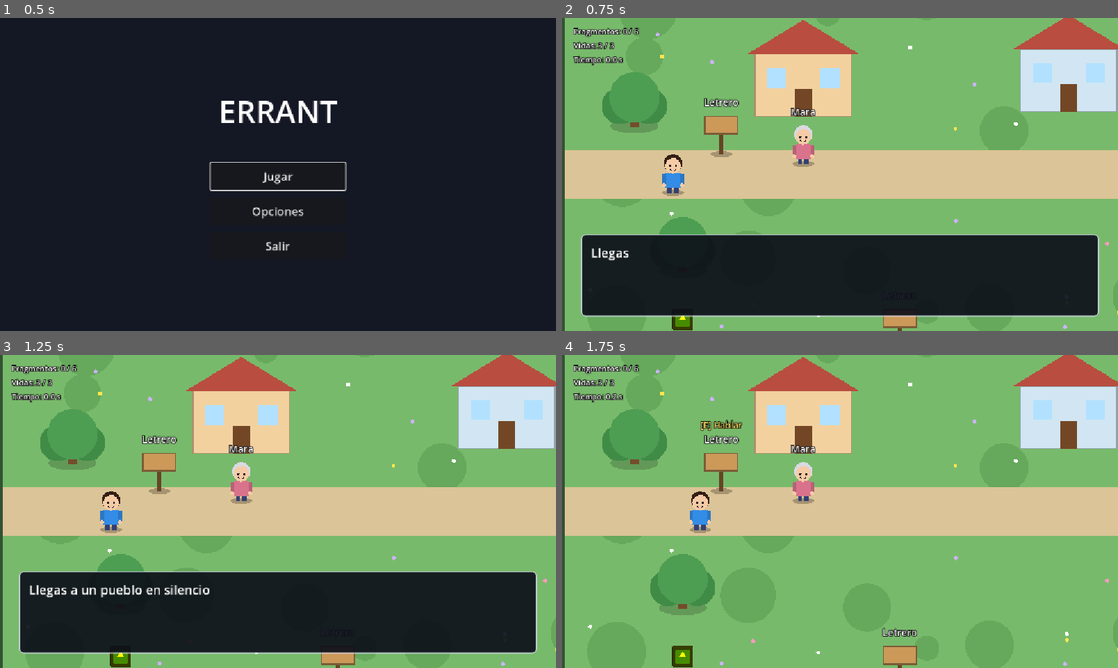
Above: before the commit, frames 1-4 (two rows, left to right).
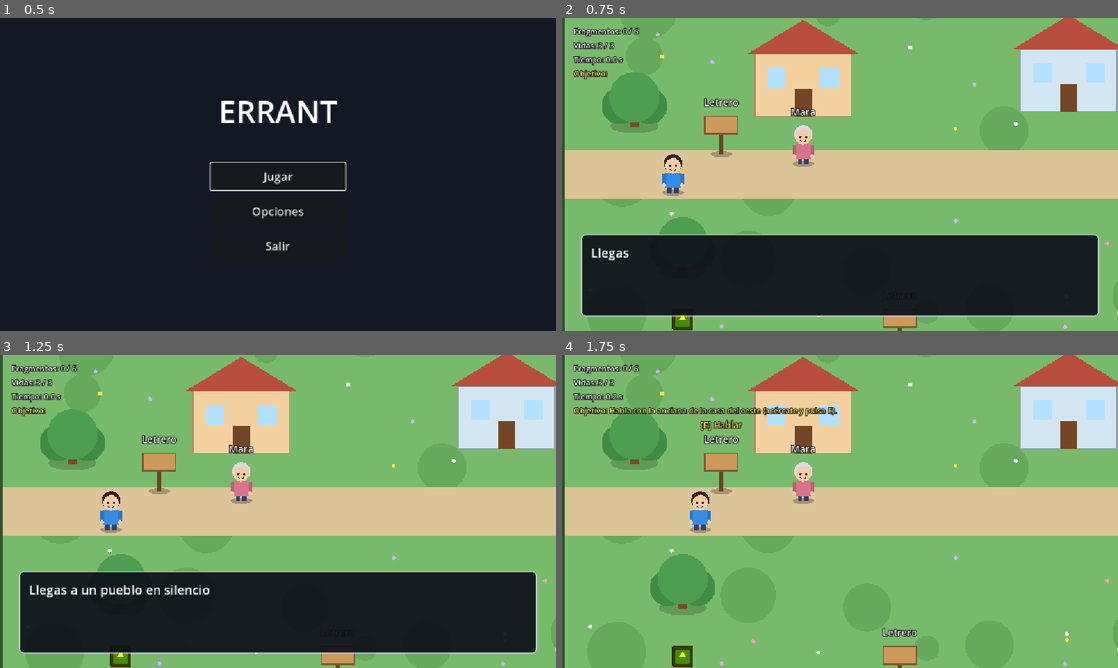
Above: after the commit, the same moments.

Repository: JJRO451/errant
Game: Godot game, scene res://scenes/main_menu.tscn
Two runs of this game, one before a commit and one after it. Both use one fixed random seed, a clock stepped at 60 frames per second and the inputs below. The engine's default icon, where the game draws it, is replaced by a stand-in: a white triangle on a blue panel in a dark square.
Inputs (mouse positions are in pixels of both pictures, inside the frame that each line leads up to):
- Up to frame 1 (0.5 s): no input
- Up to frame 2 (0.75 s): click "Jugar" at 0.5 s
- Up to frame 3 (1.25 s): no input
- Up to frame 4 (1.75 s): tap Enter (ui_accept) at 1.25, 1.52 s; move the mouse to (962, 495) at 1.27 s; hold D (move_right) from 1.28 s (still down); hold E (interact) from 1.28 s (still down); click (962, 495) at 1.42 s

Frame 1 is identical in both runs. In frame 2, 0.1% of the frame differs, in the area x 2-9%, y 16-20%; in frame 3, 0.1%; in frame 4, 0.9%, in the area x 2-50%, y 16-20%.
Error before the commit: Invalid assignment of property or key 'visible' with value of type 'bool' on a base object of type 'null instance'. (res://main.gd:199)

Commit message:
Add files via upload

Diff:
--- a/historymode/main.gd
+++ b/historymode/main.gd
@@ -196,7 +196,7 @@
 
 
 func _update_objective_label() -> void:
-	objective_label.visible = Story.objective != "true"
+	objective_label.visible = Story.objective != " "
 	objective_label.text = "Objetivo: %s" % Story.objective
 
 
--- a/historymode/scenes/main.tscn
+++ b/historymode/scenes/main.tscn
@@ -141,17 +141,6 @@
 [node name="CollisionShape2D" type="CollisionShape2D" parent="Player" unique_id=318919088]
 shape = SubResource("RectangleShape2D_player")
 
-[node name="ObjectiveLabel" type="Label" parent="Player/CollisionShape2D" unique_id=1345030270]
-visible = false
-offset_left = -206.0
-offset_top = -747.0
-offset_right = 870.0
-offset_bottom = -724.0
-theme_override_colors/font_color = Color(1, 0.92, 0.5, 1)
-theme_override_colors/font_outline_color = Color(0, 0, 0, 1)
-theme_override_constants/outline_size = 6
-text = "Objetivo:"
-
 [node name="Camera2D" type="Camera2D" parent="Player" unique_id=1258765812]
 process_mode = 3
 position_smoothing_enabled = true
@@ -185,3 +174,14 @@
 theme_override_colors/font_outline_color = Color(0, 0, 0, 1)
 theme_override_constants/outline_size = 6
 text = "Tiempo: 0.0 s"
+
+[node name="ObjectiveLabel" type="Label" parent="HUD" unique_id=1345030270]
+visible = false
+offset_left = 24.0
+offset_top = 103.0
+offset_right = 1100.0
+offset_bottom = 126.0
+theme_override_colors/font_color = Color(1, 0.92, 0.5, 1)
+theme_override_colors/font_outline_color = Color(0, 0, 0, 1)
+theme_override_constants/outline_size = 6
+text = "Objetivo:"
